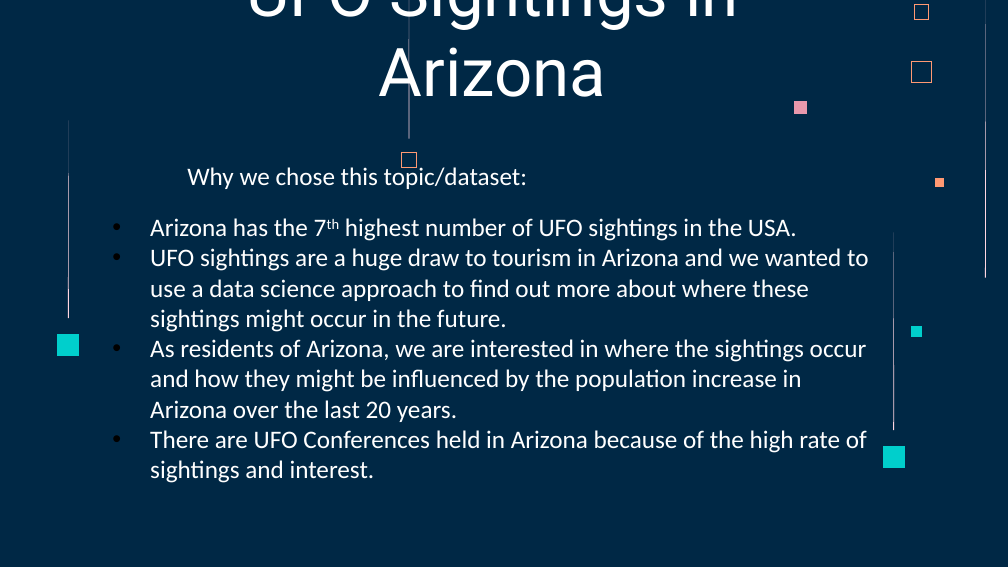
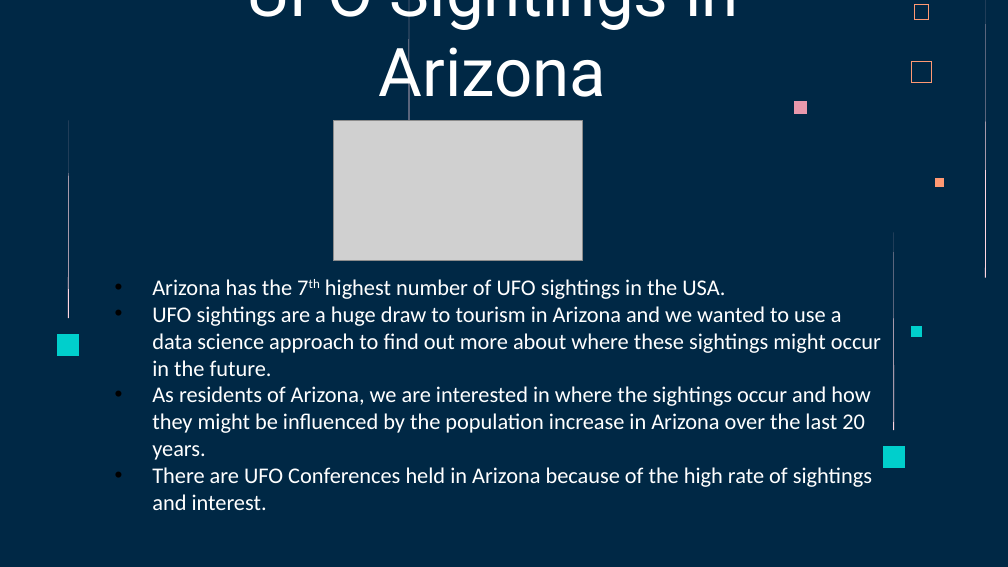
Before and after one commit to acegal1/Group1_Final_Project, a slide deck: slide 3 of _Group 1 Final Project Presentation - UFO Sightings in Arizona.pptx (slide 2 before the commit). Drawn at 1008x567 pixels with LibreOffice and Linux fonts; fonts in the diff are those of the drawing; grey boxes stand for pictures. Boxes give left, top, right and bottom in pixels: in the first picture for what was removed or moved away, otherwise in the second. Text is boxed around its words. In the diff, an @@ line names an element or a change of style, - is before the commit and + after.

```diff
--- a/_Group 1 Final Project Presentation - UFO Sightings in Arizona.pptx
+++ b/_Group 1 Final Project Presentation - UFO Sightings in Arizona.pptx
@@ picture added at [333,121,582,261] @@
@@ text removed at [187,165,527,189] @@
-Why we chose this topic/dataset:
@@ freeform shape removed at [402,152,417,167] @@
@@ subtitle "Arizona has the 7th highest ...": place and size @@
-subtitle "Arizona has the 7th highest ..." at [150,218,868,483]
+subtitle "Arizona has the 7th highest ..." at [152,279,881,510]
@@ subtitle "Arizona has the 7th highest ..." at [152,279,881,510]: size 18 to 16 pt @@
```
Also in this commit, not shown: 3 other slides changed, 10 slides added, 3 other files.
